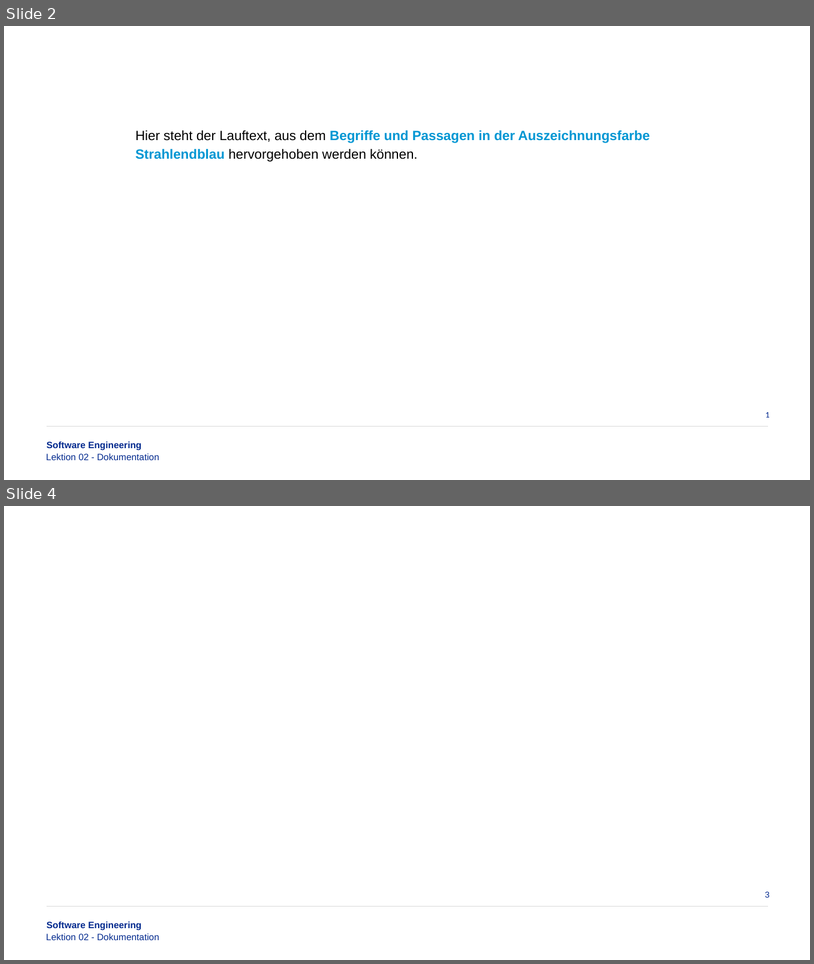
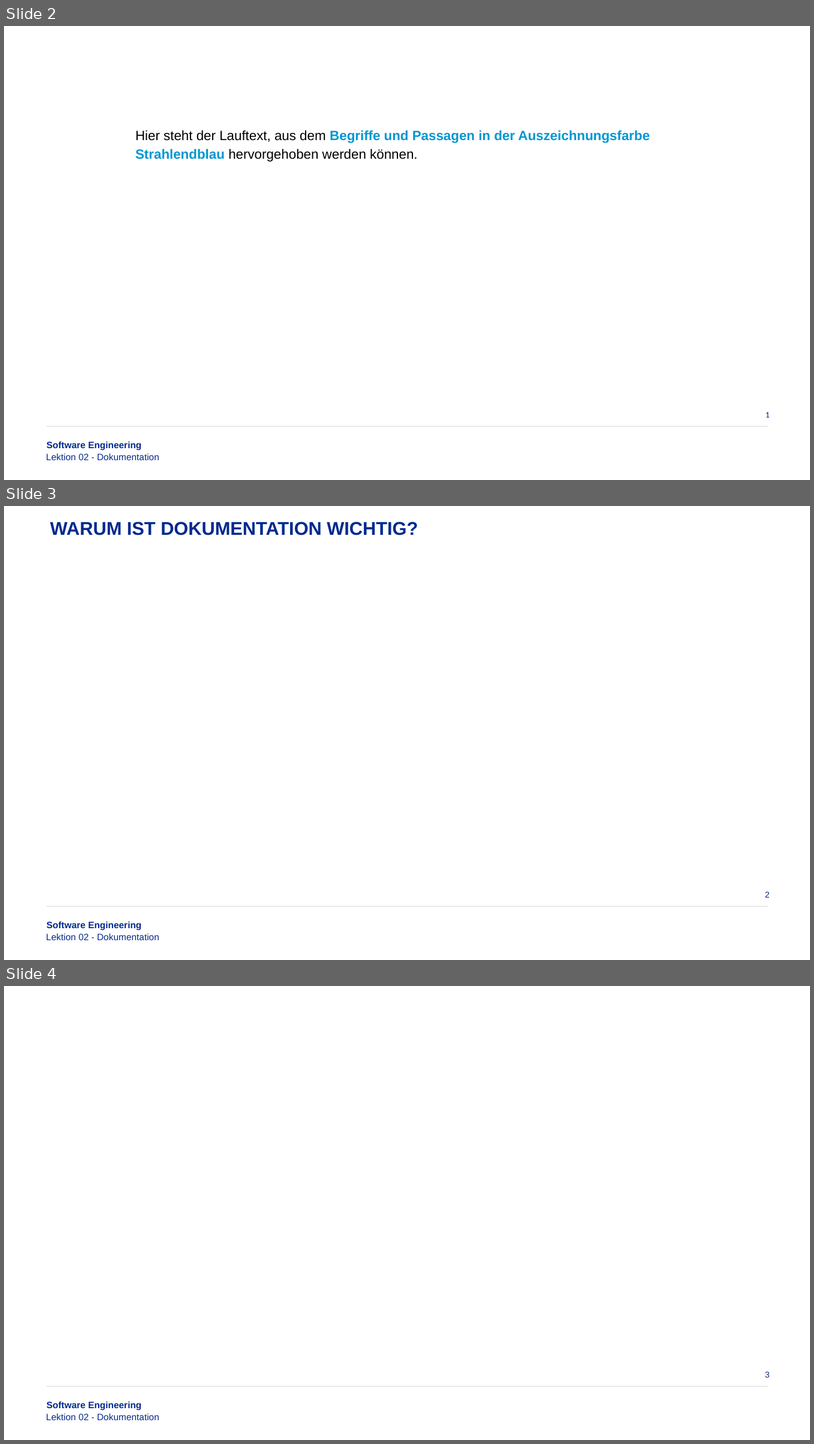
Before and after one commit to oliverhankel/Software-Engineering, a slide deck: .temp/WS22-23-Software-Engineering-Lektion-02.pptx. Shown one above the other, each under a label of ours: slides 2 and 4 before the commit, slides 2, 3 and 4 after it; the slides between them are not shown. The pictures are 814x964 and 814x1444 pixels, drawn with LibreOffice and Linux fonts; fonts in the diff are those of the drawing; background and template pictures are left out. Boxes give left, top, right and bottom in pixels: in the first picture for what was removed or moved away, otherwise in the second. Text is boxed around its words. In the diff, an @@ line names an element or a change of style, - is before the commit and + after.

```diff
--- a/.temp/WS22-23-Software-Engineering-Lektion-02.pptx
+++ b/.temp/WS22-23-Software-Engineering-Lektion-02.pptx
@@ slide 3 added at box(4, 506, 810, 960), background #FFFFFF; not listed: 3 template elements that a slide beside it also shows @@
@@ text added at box(50, 522, 418, 535), 22 pt, text #02298E, bold @@
+WARUM IST DOKUMENTATION WICHTIG?
@@ page number added at box(765, 891, 770, 897), 10 pt, text #02288E @@
+2
```
Also in this commit, not shown: 1 slide removed.
